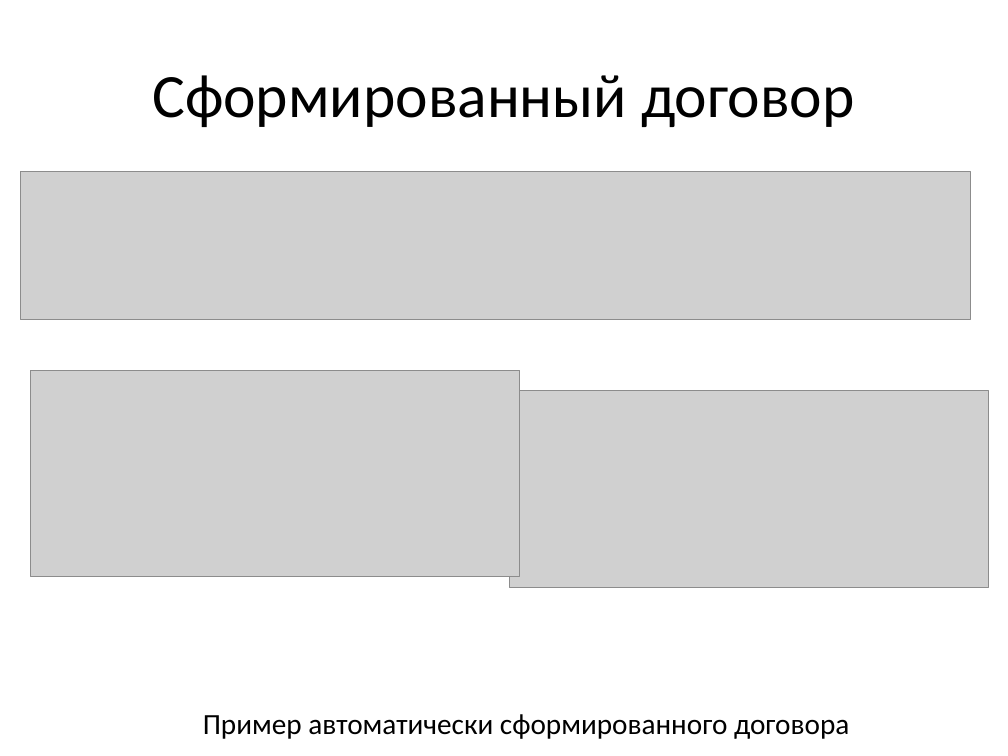
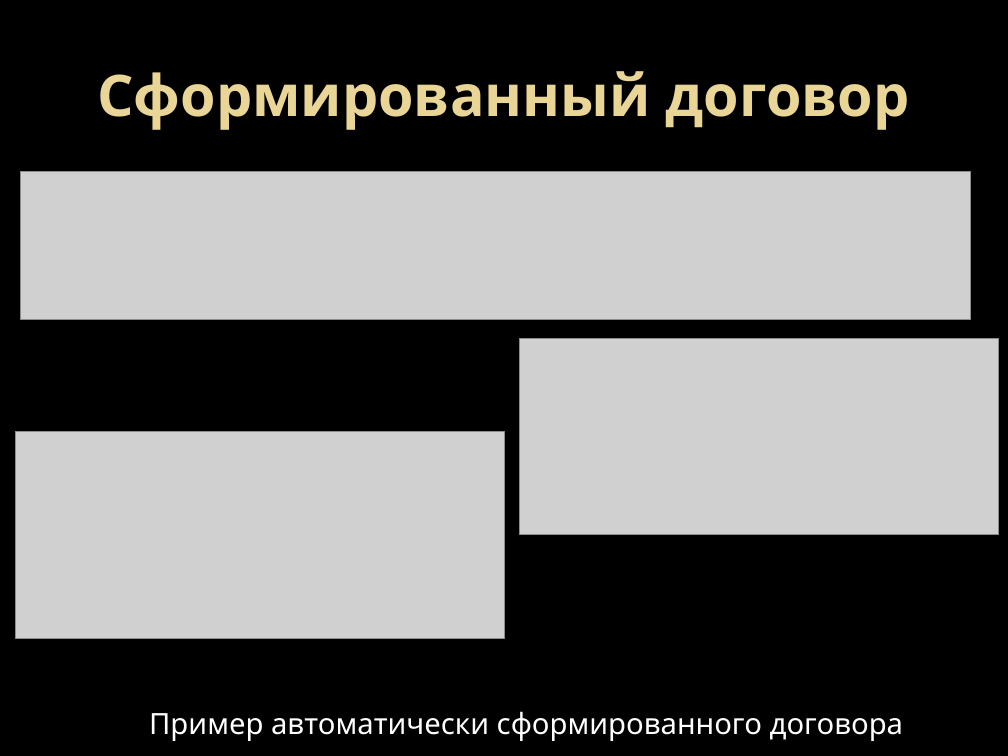
Before and after one commit to Ivan9005/autoexpert-bot, a slide deck: slide 10 of presentation/Система автоматизации оформления договоров автоэксперта на базе Telegram-бота.pptx. Drawn at 1008x756 pixels with LibreOffice and Linux fonts; fonts in the diff are those of the drawing; grey boxes stand for pictures; background and template pictures are left out. Boxes give left, top, right and bottom in pixels: in the first picture for what was removed or moved away, otherwise in the second. Text is boxed around its words. In the diff, an @@ line names an element or a change of style, - is before the commit and + after.

```diff
--- a/presentation/Система автоматизации оформления договоров автоэксперта на базе Telegram-бота.pptx
+++ b/presentation/Система автоматизации оформления договоров автоэксперта на базе Telegram-бота.pptx
@@ background #FFFFFF to picture (left out) @@
@@ title "Сформированный договор" at (x1=97, y1=71, x2=910, y2=130): size 44 to 41 pt, font Calibri to Noto Sans, text colour #000000 to gradient #EAD696 to #E7D081, bold on @@
@@ picture moved from (x1=509, y1=391, x2=988, y2=588) to (x1=520, y1=339, x2=999, y2=535) @@
@@ picture moved from (x1=30, y1=370, x2=519, y2=577) to (x1=16, y1=431, x2=505, y2=638) @@
@@ text "Пример автоматически сформированного договора" at (x1=149, y1=711, x2=904, y2=741): font Calibri to Noto Sans, text colour #000000 to #FFFFFF @@
```
Also in this commit, not shown: 15 other slides changed.
